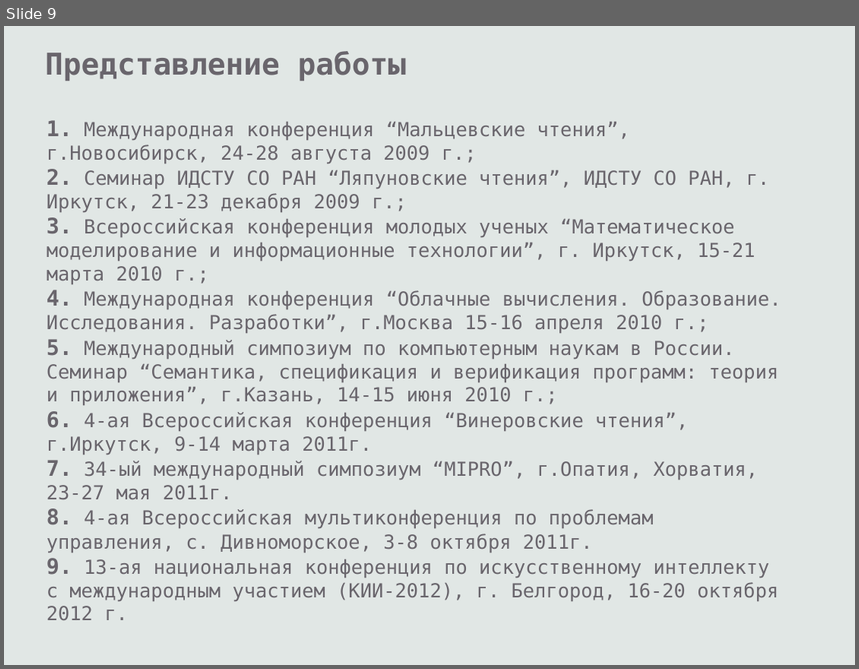
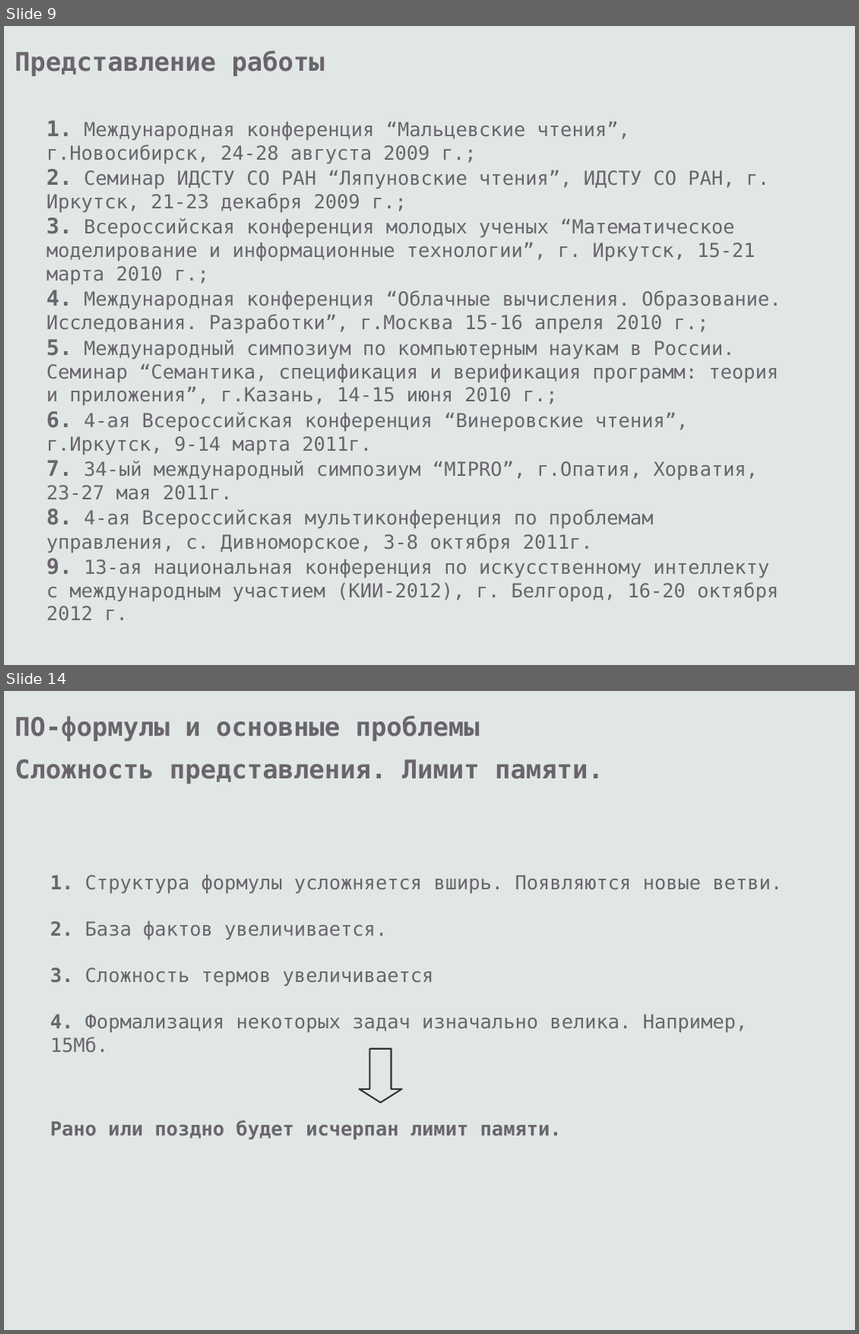
Before and after one commit to eugeneai/prisnif, a slide deck: brick/pres/pacman.odp. Shown one above the other, each under a label of ours: slide 9 before the commit, slides 9 and 14 after it; the slides between them are not shown. The pictures are 859x669 and 859x1334 pixels, drawn with LibreOffice and Linux fonts; fonts in the diff are those of the drawing. Boxes give left, top, right and bottom in pixels: in the first picture for what was removed or moved away, otherwise in the second. Text is boxed around its words. In the diff, an @@ line names an element or a change of style, - is before the commit and + after.

```diff
--- a/brick/pres/pacman.odp
+++ b/brick/pres/pacman.odp
@@ slide 14 added at [4, 691, 855, 1330], background #E1E7E5 @@
@@ text added at [15, 715, 480, 741], 24 pt, text #69656C, bold @@
+ПО-формулы и основные проблемы
@@ text added at [15, 759, 604, 784], 24 pt, text #69656C, bold @@
+Сложность представления. Лимит памяти.
@@ text added at [50, 874, 783, 1053], 18 pt, text #69656C @@
+1. Структура формулы усложняется вширь. Появляются новые ветви.
+2. База фактов увеличивается.
+3. Сложность термов увеличивается
+4. Формализация некоторых задач изначально велика. Например, 15Мб.
@@ down arrow added at [360, 1049, 401, 1103], outline #333333 1.45 pt @@
@@ text added at [50, 1120, 562, 1139], 18 pt, text #69656C, bold @@
+Рано или поздно будет исчерпан лимит памяти.
@@ slide 9 changed as well @@
@@ text "Представление работы": place and size @@
-text "Представление работы" at [45, 51, 407, 81]
+text "Представление работы" at [15, 50, 325, 76]
@@ text "Представление работы" at [15, 50, 325, 76]: size 28 to 24 pt @@
```
Also in this commit, not shown: 8 other slides changed, 8 other slides added, 7 slides removed, 1 other file.
